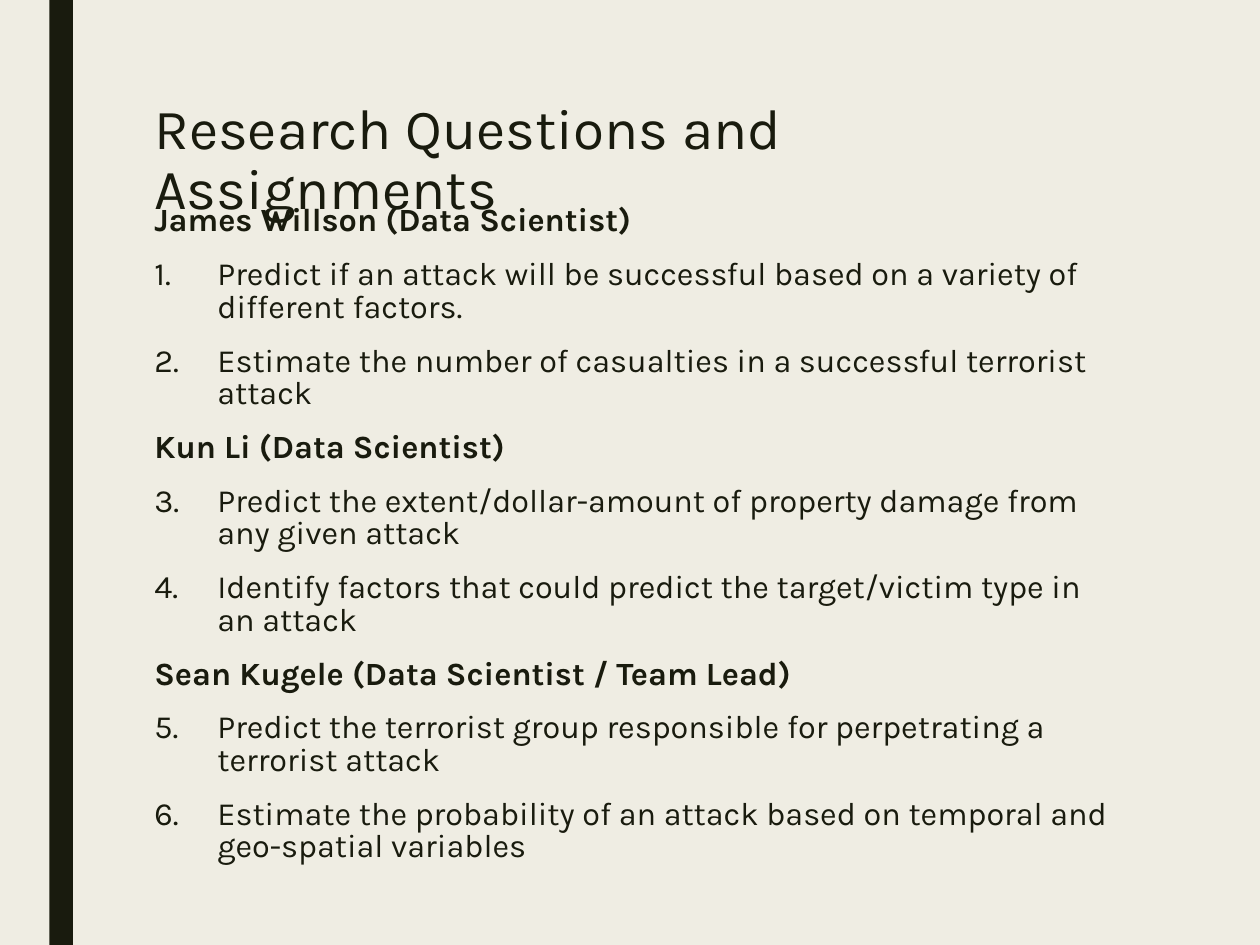
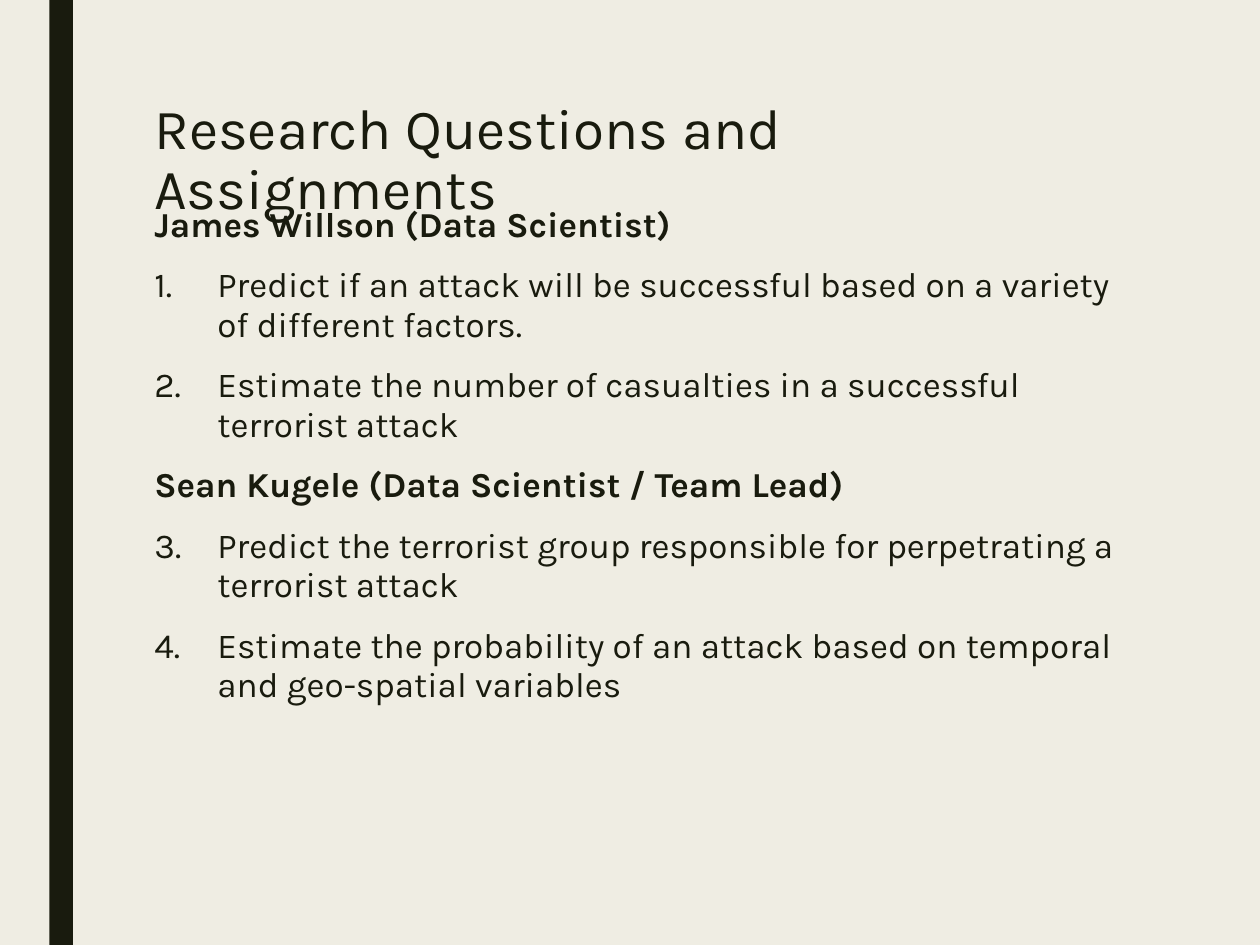
Before and after one commit to stats-learning-fall2019/final-project, a slide deck: slide 9 of presentation/gtdb-final-presentation.pptx. Drawn at 1260x945 pixels with LibreOffice and Linux fonts; fonts in the diff are those of the drawing. Boxes give left, top, right and bottom in pixels: in the first picture for what was removed or moved away, otherwise in the second. Text is boxed around its words. In the diff, an @@ line names an element or a change of style, - is before the commit and + after.

Commit message:
Updates "sean" section of presentation and adds new graphics files

```diff
--- a/presentation/gtdb-final-presentation.pptx
+++ b/presentation/gtdb-final-presentation.pptx
@@ text "James Willson (Data Scientist)" at [154, 205, 1113, 706]: size 18.5 to 20 pt; line spacing 0.84 to 0.94 @@
@@ text at [154, 433, 1080, 632]: paragraphs removed @@
-Kun Li (Data Scientist)
-1. Predict the extent/dollar-amount of property damage from any given attack
-2. Identify factors that could predict the target/victim type in an attack
```
Also in this commit, not shown: 4 other slides changed, 10 slides added, 1 slide removed, 3 other files.
